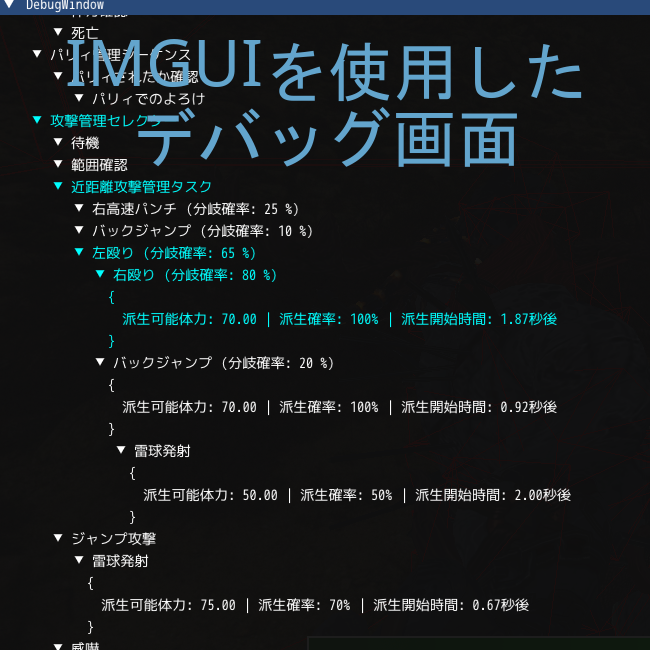
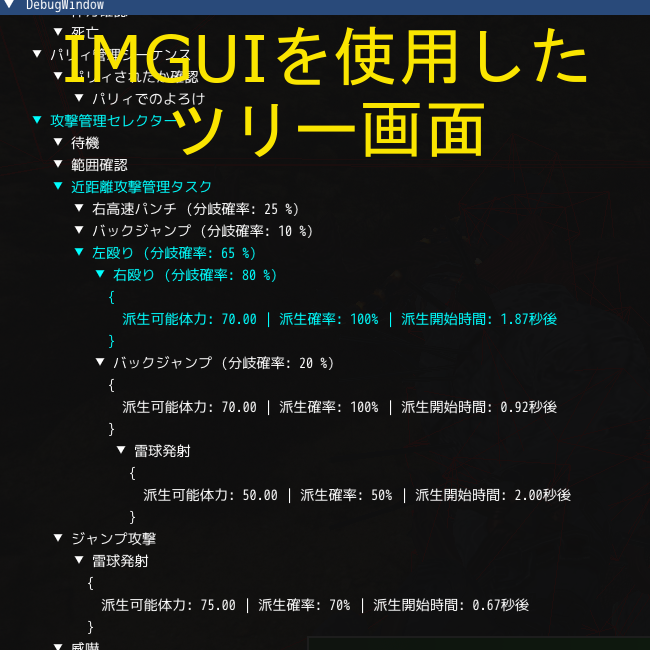
Before/after of a 650 x 650 layered artwork. What changed in the layer stack:
painted on "IMGUIを使用した ..." over [65, 26, 587, 167]
